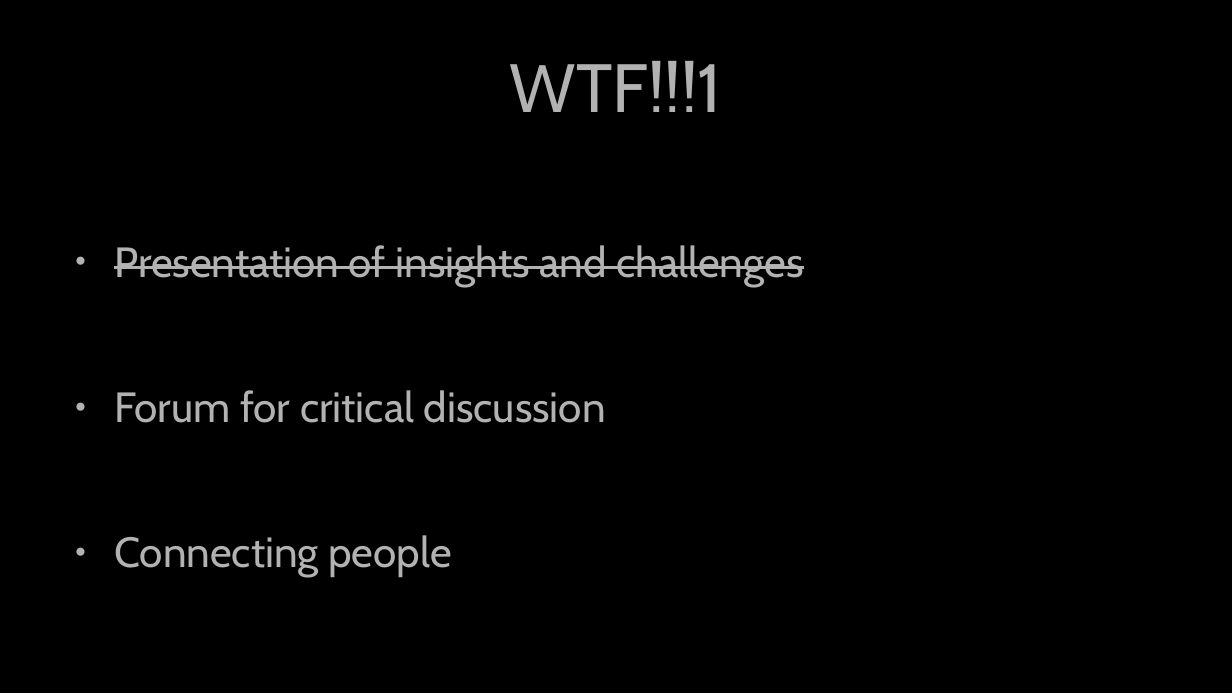
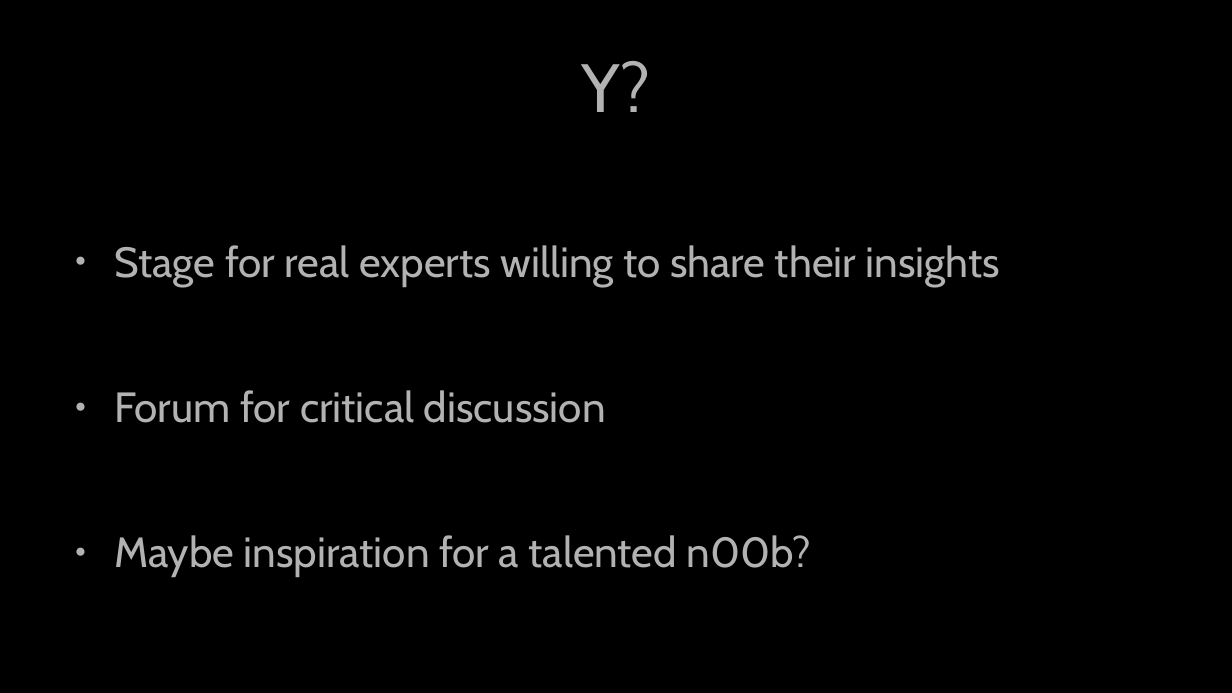
Before and after one commit to Security-Nights/orga, a slide deck: slide 2 of 2023/March/presentation.odp. Drawn at 1232x693 pixels with LibreOffice and Linux fonts; fonts in the diff are those of the drawing. Boxes give left, top, right and bottom in pixels: in the first picture for what was removed or moved away, otherwise in the second. Text is boxed around its words. In the diff, an @@ line names an element or a change of style, - is before the commit and + after.

```diff
--- a/2023/March/presentation.odp
+++ b/2023/March/presentation.odp
@@ title at (x1=581, y1=61, x2=651, y2=112): text changed @@
-WTF!!!1
+Y?
@@ text at (x1=114, y1=245, x2=1000, y2=286): text changed @@
-● Presentation of insights and challenges
+● Stage for real experts willing to share their insights
@@ text at (x1=114, y1=535, x2=812, y2=577): text changed @@
-● Connecting people
+● Maybe inspiration for a talented n00b?
```
Also in this commit, not shown: 4 other slides changed, 1 other file.
